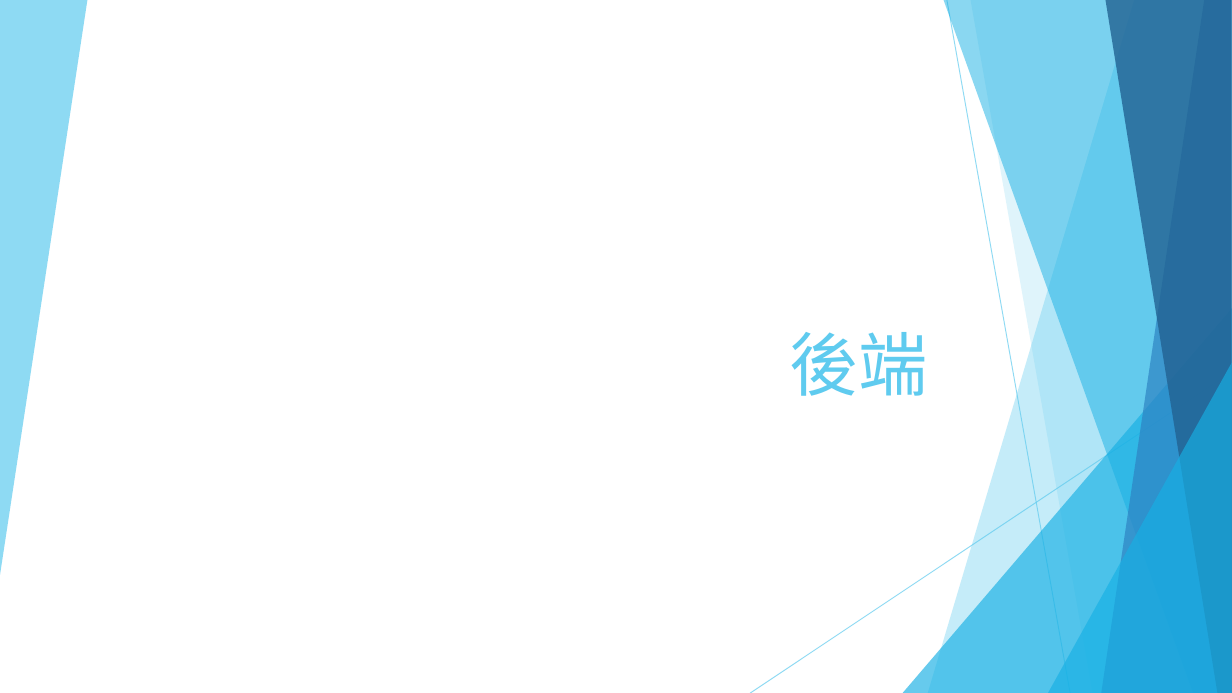
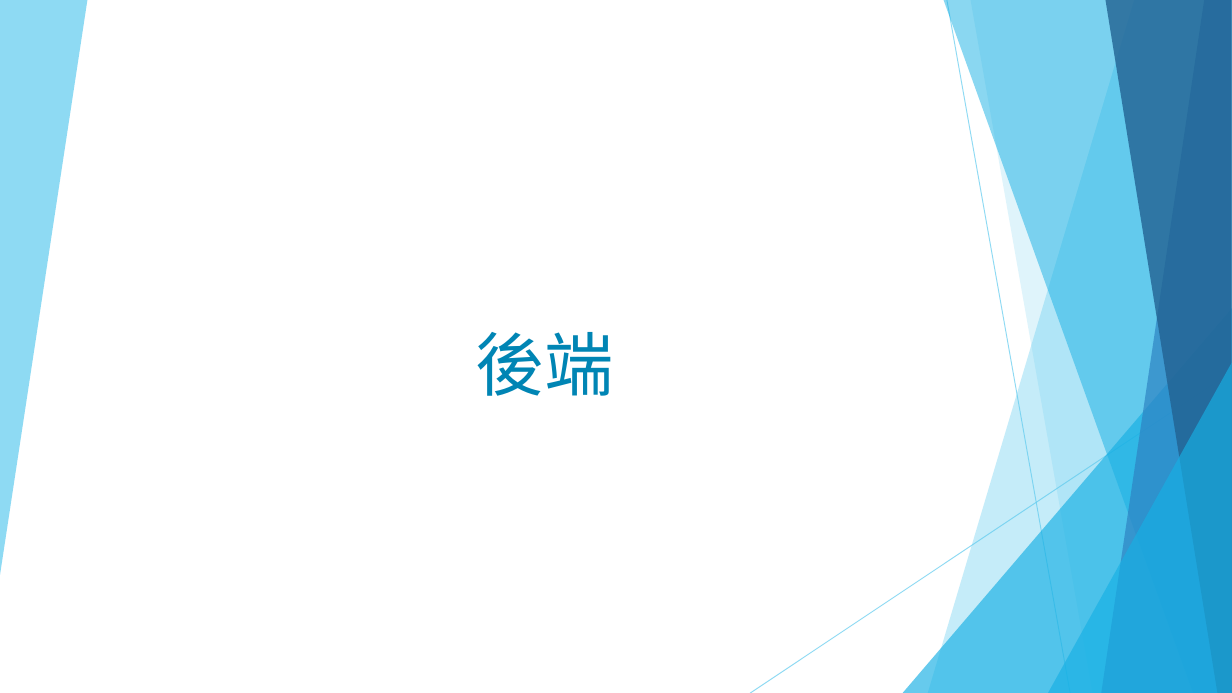
Before and after one commit to longlegunclerunforyou/llurfy, a slide deck: slide 1 of 簡報/後端.pptm. Drawn at 1232x693 pixels with LibreOffice and Linux fonts; fonts in the diff are those of the drawing. Boxes give left, top, right and bottom in pixels: in the first picture for what was removed or moved away, otherwise in the second. Text is boxed around its words. In the diff, an @@ line names an element or a change of style, - is before the commit and + after.

Commit message:
前端+後端整合的PPT
沒加什麼東西 反ˇ正就是前+後

```diff
--- a/簡報/後端.pptm
+++ b/簡報/後端.pptm
@@ title "後端" at (x1=475, y1=332, x2=614, y2=396): text colour #5FCBEF to #0085B4; alignment right to centre @@
```
Also in this commit, not shown: 7 other slides changed, 1 other file.
